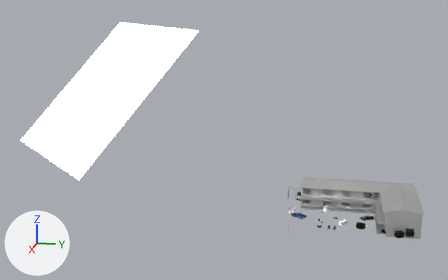
The Blender file 04-Shots/shotZimmer3.blend, before and after one commit.
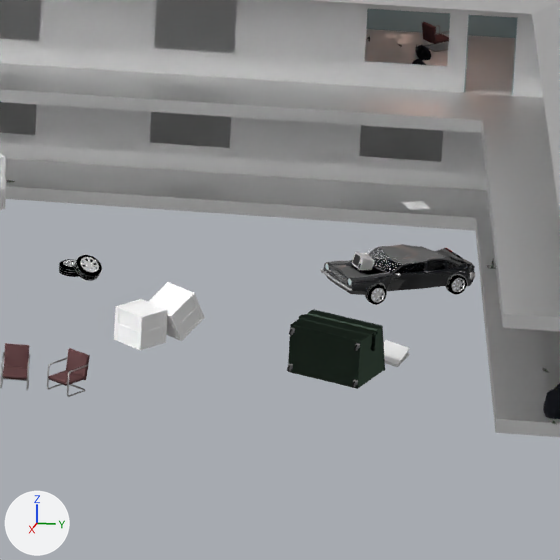
Each version appears first whole from a 50 mm lens placed at (140.5, 6.8, 54.4), pointed at (19.8, -17.3, 24.3), and next in a close-up on the part from 73% to 85% of the width and 68% to 88% of the height. Every picture has the same lights, and +X, +Y and +Z are marked at lower left.

Script lines for the objects in view, before the commit:
```python
ob_decke = bpy.data.objects.new('Decke', me_plane_012)
ob_decke.location = (-3.757, 0.0, 2.36)
ob_decke.rotation_euler = (0.0, 0.0, 3.142)  # degrees (0, 0, 180)
ob_decke.scale = (3.7, 2.55, 1.0)
ob_motel_complete = bpy.data.objects.new('Motel-complete', None)
ob_motel_complete.location = (-10.01, 9.19, 0.87)
ob_plane_007 = bpy.data.objects.new('Plane.007', me_plane_017)
ob_plane_007.location = (-7.445, 0.0, 1.2)
ob_plane_007.rotation_euler = (-3.142, 1.571, 0.0)  # degrees (-180, 90, 0)
ob_plane_007.scale = (1.2, 2.55, 1.0)
ob_stuhl_005 = bpy.data.objects.new('Stuhl.005', None)
ob_stuhl_005.location = (5.08, 4.23, 0.87)
ob_stuhl_005.rotation_euler = (0.0, 0.0, 1.559)  # degrees (0, 0, 89)
ob_stuhl_005.scale = (1.94, 1.94, 1.94)
ob_wandhinten = bpy.data.objects.new('WandHinten', me_plane_014)
ob_wandhinten.location = (-4.545, 0.0, 1.167)
ob_wandhinten.rotation_euler = (-3.142, 1.571, 0.0)  # degrees (-180, 90, 0)
ob_wandhinten.scale = (1.2, 2.55, 1.0)
ob_wandlinks = bpy.data.objects.new('WandLinks', me_plane_016)
ob_wandlinks.location = (-3.745, -2.55, 1.167)
ob_wandlinks.rotation_euler = (-4.712, 1.571, 0.0)  # degrees (-270, 90, 0)
ob_wandlinks.scale = (1.2, 3.7, 1.0)
ob_wandrechts = bpy.data.objects.new('WandRechts', me_plane_015)
ob_wandrechts.location = (-3.745, 2.55, 1.167)
ob_wandrechts.rotation_euler = (-4.712, 1.571, 0.0)  # degrees (-270, 90, 0)
ob_wandrechts.scale = (1.2, 3.7, 1.0)
# also in view: 'Stuhl.004' at (5.5, 5.4, 1.3); 'lagerkiste.003' at (2.2, 7.0, 1.3); 'Group.014' at (3.2, 11.4, 1.4); 'lagerkiste.004' at (1.6, 7.7, 1.4); 'zerstoertesAuto' at (-2.3, 12.8, 1.3)
```
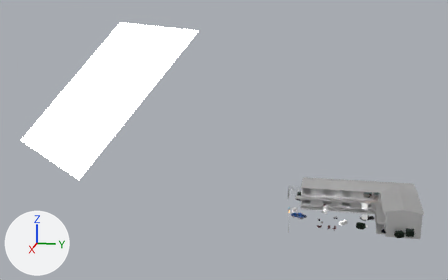
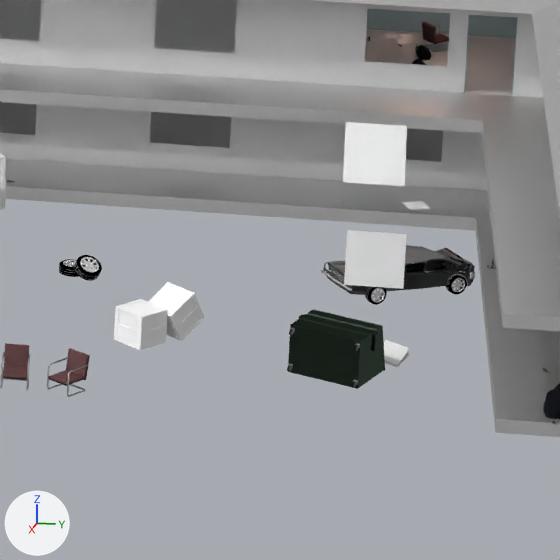
Changed parts and their boxes (x1, y1, x2, y2) in the close-ups (560 x 560 px):
'inflow', added: after (343, 122, 407, 186)
'wind', added: after (344, 230, 407, 289)

The change, as a list of edits to the scene's bpy script:
```text
Change me_plane_014:
    where me_plane_014.from_pydata(...)  # 4 vertices, 1 face; spans x -1.0..1.0, y -1.0..1.0, z 0.0
    remove me_plane_014.materials.append(mat_wand)  # cyan #9ab3b8
    add me_plane_014.materials.append(mat_material_039)  # white #ffffff
Add me_plane_019_1:
    me_plane_019_1.from_pydata([(-1.0, -1.0, 0.0), (1.0, -1.0, 0.0), (-1.0, 1.0, 0.0), (1.0, 1.0, 0.0)], [], [(0, 1, 3, 2)])
    me_plane_019_1.materials.append(mat_wand)  # cyan #9ab3b8
Change ob_decke:
    ob_decke: bpy.data.objects.new('Decke', me_plane_012) -> bpy.data.objects.new('Decke', me_plane_014)
Change ob_wandhinten:
    ob_wandhinten: bpy.data.objects.new('WandHinten', me_plane_014) -> bpy.data.objects.new('WandHinten', me_plane_016)
Change ob_wandrechts:
    ob_wandrechts: bpy.data.objects.new('WandRechts', me_plane_015) -> bpy.data.objects.new('WandRechts', me_plane_017)
Change ob_wandlinks:
    ob_wandlinks: bpy.data.objects.new('WandLinks', me_plane_016) -> bpy.data.objects.new('WandLinks', me_plane_019_1)
Change ob_plane_007:
    ob_plane_007: bpy.data.objects.new('Plane.007', me_plane_017) -> bpy.data.objects.new('Plane.007', me_plane_020)
Add ob_inflow:
    ob_inflow = bpy.data.objects.new('inflow', me_plane_017.copy())  # the mesh of ob_plane_007
    ob_inflow.location = (-3.76, 12.21, 3.7)
    ob_inflow.rotation_euler = (0.0, -1.893, 0.0)  # degrees (0, -108, 0)
    ob_inflow.scale = (-0.712, -0.712, -0.712)
Add ob_wind:
    ob_wind = bpy.data.objects.new('wind', me_plane_017.copy())  # the mesh of ob_plane_007
    ob_wind.location = (0.07, 12.21, 2.48)
    ob_wind.rotation_euler = (-3.142, 1.571, 0.0)  # degrees (-180, 90, 0)
    ob_wind.scale = (0.671, 0.671, 0.671)
```
